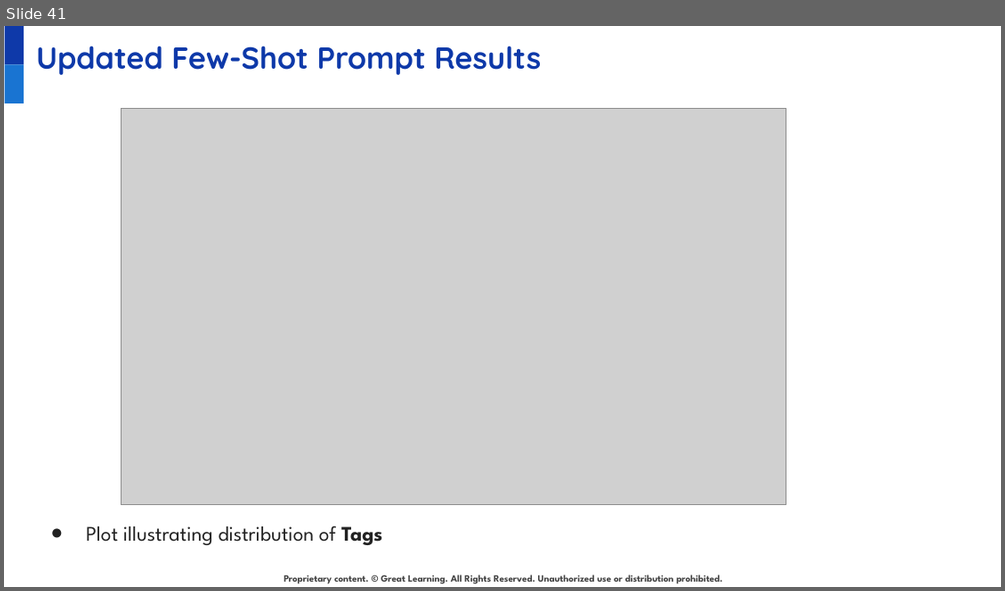
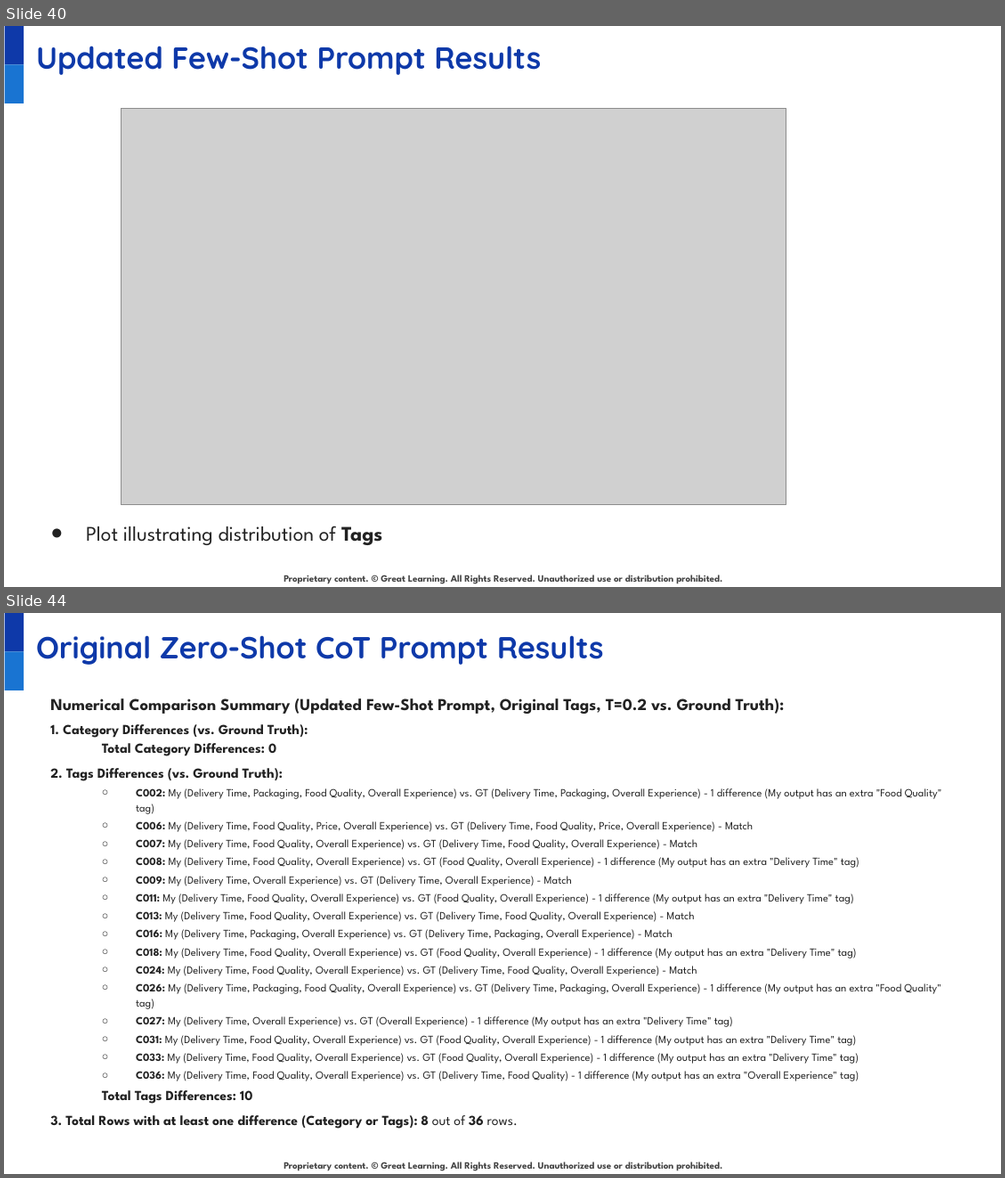
Before and after one commit to juanbucz/GreatLearning-TermProjects, a slide deck: GenAI-Powered Food Delivery Sentiment Analysis/Project Presentation - Business Applications of GenAI - John Buczkowski.pptx. Shown one above the other, each under a label of ours: slide 41 before the commit, slides 40 and 44 after it; the slides between them are not shown. The pictures are 1005x591 and 1005x1178 pixels, drawn with LibreOffice and Linux fonts; fonts in the diff are those of the drawing; grey boxes stand for pictures; background and template pictures are left out. Boxes give left, top, right and bottom in pixels: in the first picture for what was removed or moved away, otherwise in the second. Text is boxed around its words. In the diff, an @@ line names an element or a change of style, - is before the commit and + after.

Commit message:
GenAI - Food Delivery Sentiment Analysis - Original Chain Of Thought Prompt

```diff
--- a/GenAI-Powered Food Delivery Sentiment Analysis/Project Presentation - Business Applications of GenAI - John Buczkowski.pptx
+++ b/GenAI-Powered Food Delivery Sentiment Analysis/Project Presentation - Business Applications of GenAI - John Buczkowski.pptx
@@ slide 44 added at [4, 613, 1001, 1174], background #FFFFFF; not listed: 3 template elements that a slide beside it also shows @@
@@ title added at [36, 635, 604, 665], 22 pt, text #0E39A9, bold @@
+Original Zero-Shot CoT Prompt Results
@@ text added at [50, 698, 942, 1128], 8 pt, text #222222 @@
+Numerical Comparison Summary (Updated Few-Shot Prompt, Original Tags, T=0.2 vs. Ground Truth):
+1. Category Differences (vs. Ground Truth):
+Total Category Differences: 0
+2. Tags Differences (vs. Ground Truth):
+  ○ C002: My (Delivery Time, Packaging, Food Quality, Overall Experience) vs. GT (Delivery Time, Packaging, Overall Experience) - 1 difference (My output has an extra "Food Quality" tag)
+  ○ C006: My (Delivery Time, Food Quality, Price, Overall Experience) vs. GT (Delivery Time, Food Quality, Price, Overall Experience) - Match
+  ○ C007: My (Delivery Time, Food Quality, Overall Experience) vs. GT (Delivery Time, Food Quality, Overall Experience) - Match
+  ○ C008: My (Delivery Time, Food Quality, Overall Experience) vs. GT (Food Quality, Overall Experience) - 1 difference (My output has an extra "Delivery Time" tag)
+  ○ C009: My (Delivery Time, Overall Experience) vs. GT (Delivery Time, Overall Experience) - Match
+  ○ C011: My (Delivery Time, Food Quality, Overall Experience) vs. GT (Food Quality, Overall Experience) - 1 difference (My output has an extra "Delivery Time" tag)
+  ○ C013: My (Delivery Time, Food Quality, Overall Experience) vs. GT (Delivery Time, Food Quality, Overall Experience) - Match
+  ○ C016: My (Delivery Time, Packaging, Overall Experience) vs. GT (Delivery Time, Packaging, Overall Experience) - Match
+  ○ C018: My (Delivery Time, Food Quality, Overall Experience) vs. GT (Food Quality, Overall Experience) - 1 difference (My output has an extra "Delivery Time" tag)
+  ○ C024: My (Delivery Time, Food Quality, Overall Experience) vs. GT (Delivery Time, Food Quality, Overall Experience) - Match
+  ○ C026: My (Delivery Time, Packaging, Food Quality, Overall Experience) vs. GT (Delivery Time, Packaging, Overall Experience) - 1 difference (My output has an extra "Food Quality" tag)
+  ○ C027: My (Delivery Time, Overall Experience) vs. GT (Overall Experience) - 1 difference (My output has an extra "Delivery Time" tag)
+  ○ C031: My (Delivery Time, Food Quality, Overall Experience) vs. GT (Food Quality, Overall Experience) - 1 difference (My output has an extra "Delivery Time" tag)
+  ○ C033: My (Delivery Time, Food Quality, Overall Experience) vs. GT (Food Quality, Overall Experience) - 1 difference (My output has an extra "Delivery Time" tag)
+  ○ C036: My (Delivery Time, Food Quality, Overall Experience) vs. GT (Delivery Time, Food Quality) - 1 difference (My output has an extra "Overall Experience" tag)
+  Total Tags Differences: 10
+3. Total Rows with at least one difference (Category or Tags): 8 out of 36 rows.
@@ what was slide 41 is now slide 40 @@
```
Also in this commit, not shown: 2 slides changed, 5 other slides added, 1 slide removed, 3 other files.
